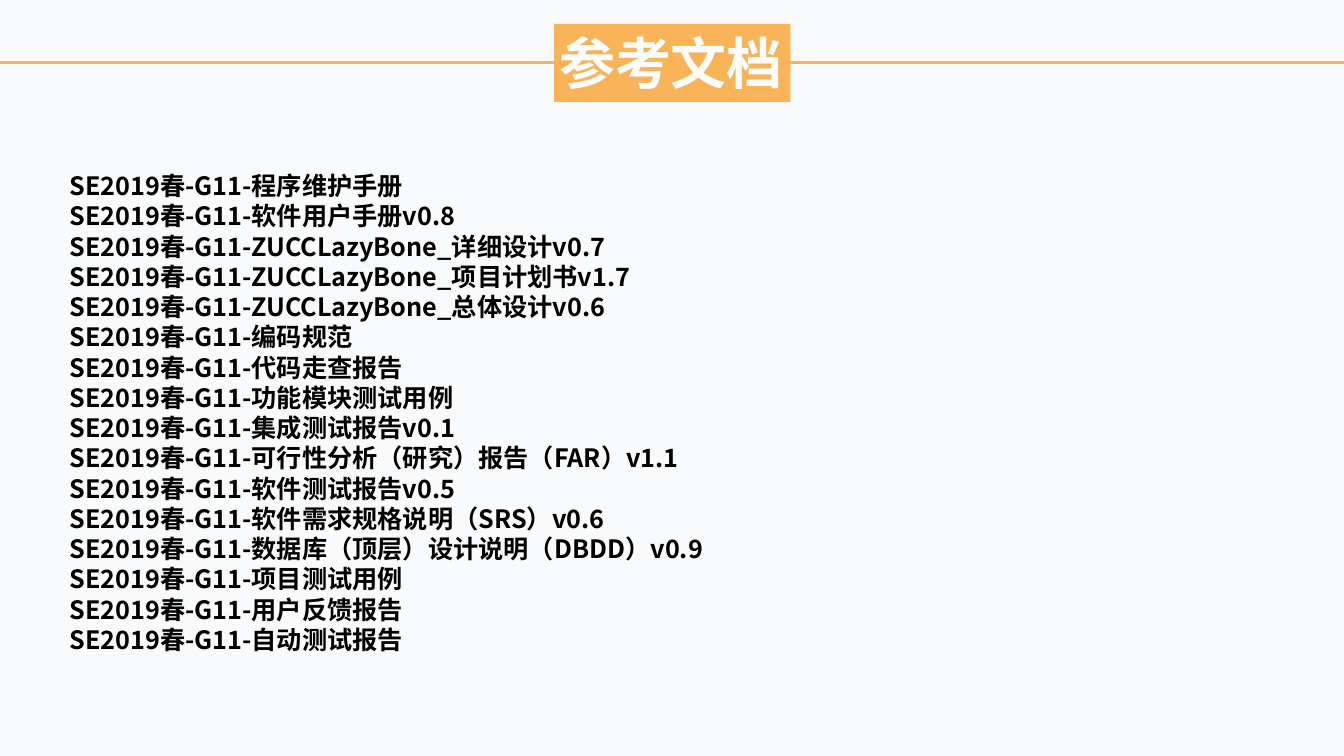
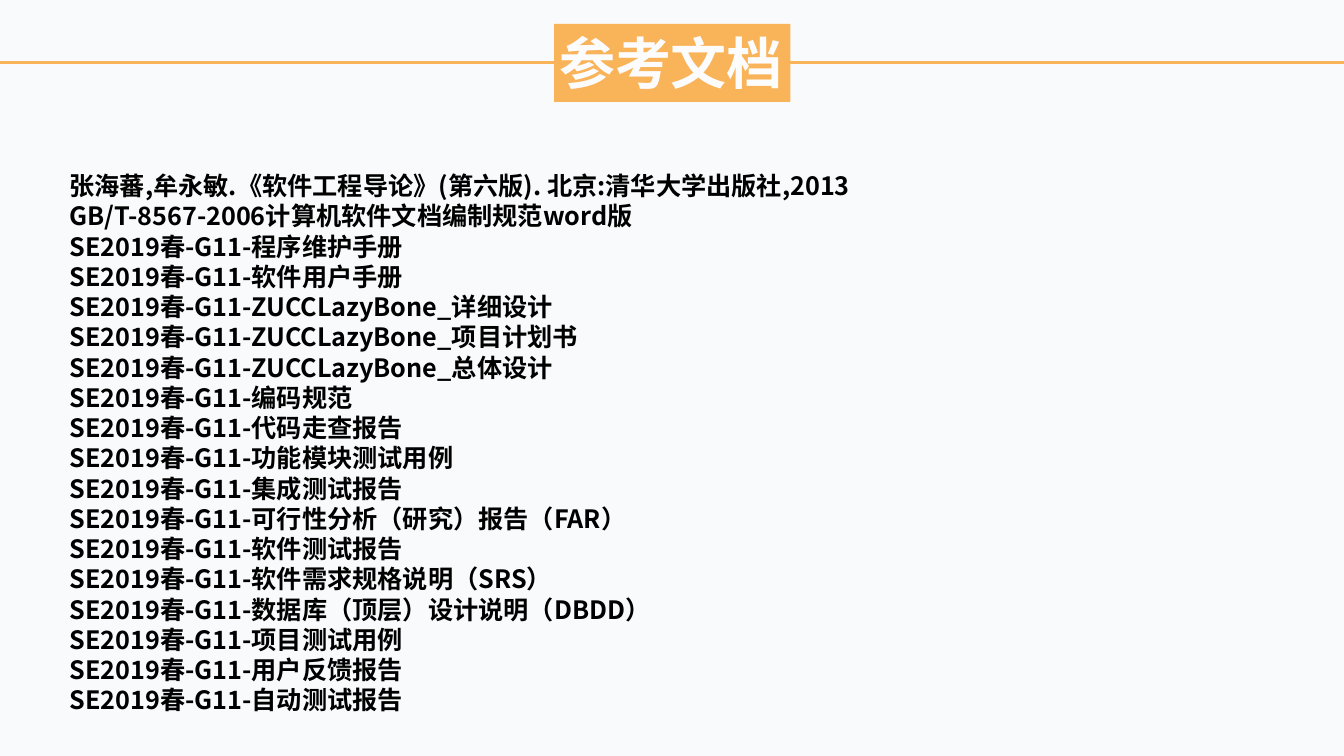
Before and after one commit to lorenzoyoung/ZUCC-Lazy-Bone-1, a slide deck: slide 40 of 评审PPT/SE2019春-G11-总结评审PPT.pptx. Drawn at 1344x756 pixels with LibreOffice and Linux fonts; fonts in the diff are those of the drawing. Boxes give left, top, right and bottom in pixels: in the first picture for what was removed or moved away, otherwise in the second. Text is boxed around its words. In the diff, an @@ line names an element or a change of style, - is before the commit and + after.

```diff
--- a/评审PPT/SE2019春-G11-总结评审PPT.pptx
+++ b/评审PPT/SE2019春-G11-总结评审PPT.pptx
@@ text at (69, 173, 850, 230): paragraphs added @@
+张海蕃,牟永敏.《软件工程导论》(第六版). 北京:清华大学出版社,2013
+GB/T-8567-2006计算机软件文档编制规范word版
@@ text at (69, 264, 577, 383): text changed @@
-SE2019春-G11-软件用户手册v0.8
-SE2019春-G11-ZUCCLazyBone_详细设计v0.7
-SE2019春-G11-ZUCCLazyBone_项目计划书v1.7
-SE2019春-G11-ZUCCLazyBone_总体设计v0.6
+SE2019春-G11-软件用户手册
+SE2019春-G11-ZUCCLazyBone_详细设计
+SE2019春-G11-ZUCCLazyBone_项目计划书
+SE2019春-G11-ZUCCLazyBone_总体设计
@@ text at (69, 476, 650, 622): text changed @@
-SE2019春-G11-集成测试报告v0.1
-SE2019春-G11-可行性分析（研究）报告（FAR）v1.1
-SE2019春-G11-软件测试报告v0.5
-SE2019春-G11-软件需求规格说明（SRS）v0.6
-SE2019春-G11-数据库（顶层）设计说明（DBDD）v0.9
+SE2019春-G11-集成测试报告
+SE2019春-G11-可行性分析（研究）报告（FAR）
+SE2019春-G11-软件测试报告
+SE2019春-G11-软件需求规格说明（SRS）
+SE2019春-G11-数据库（顶层）设计说明（DBDD）
```
Also in this commit, not shown: 2 other slides changed, 5 other files.
